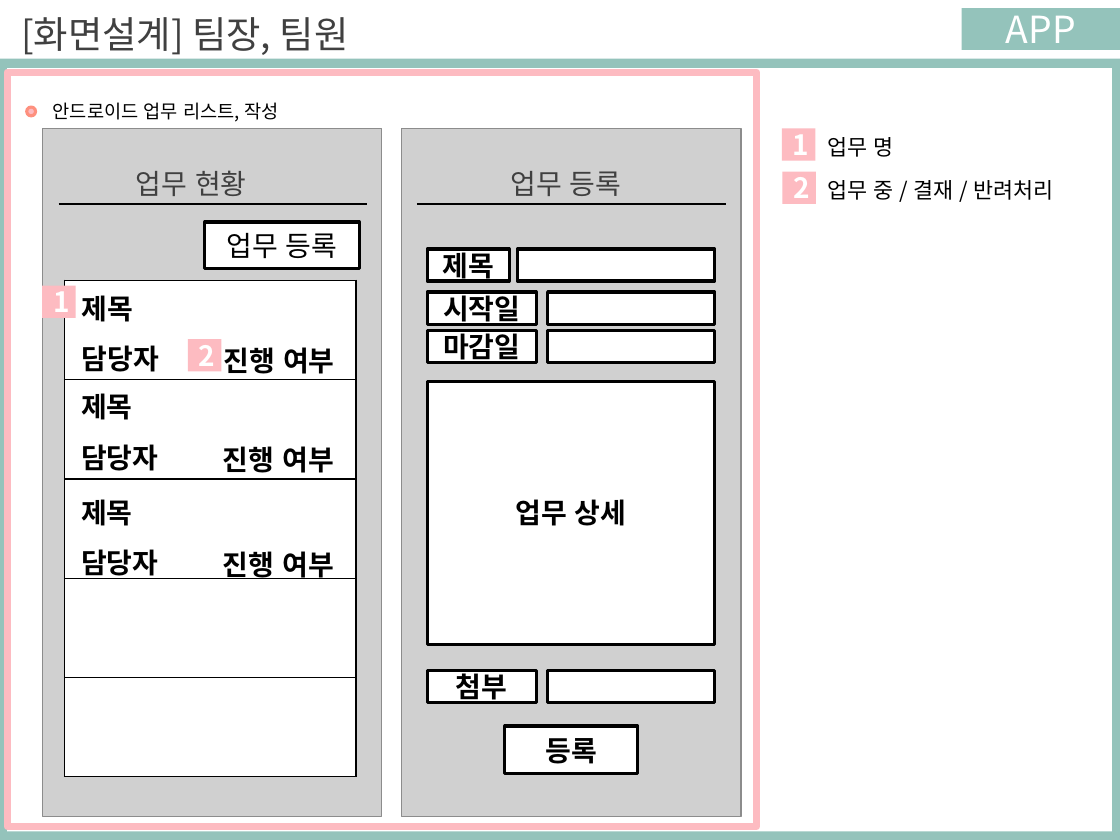
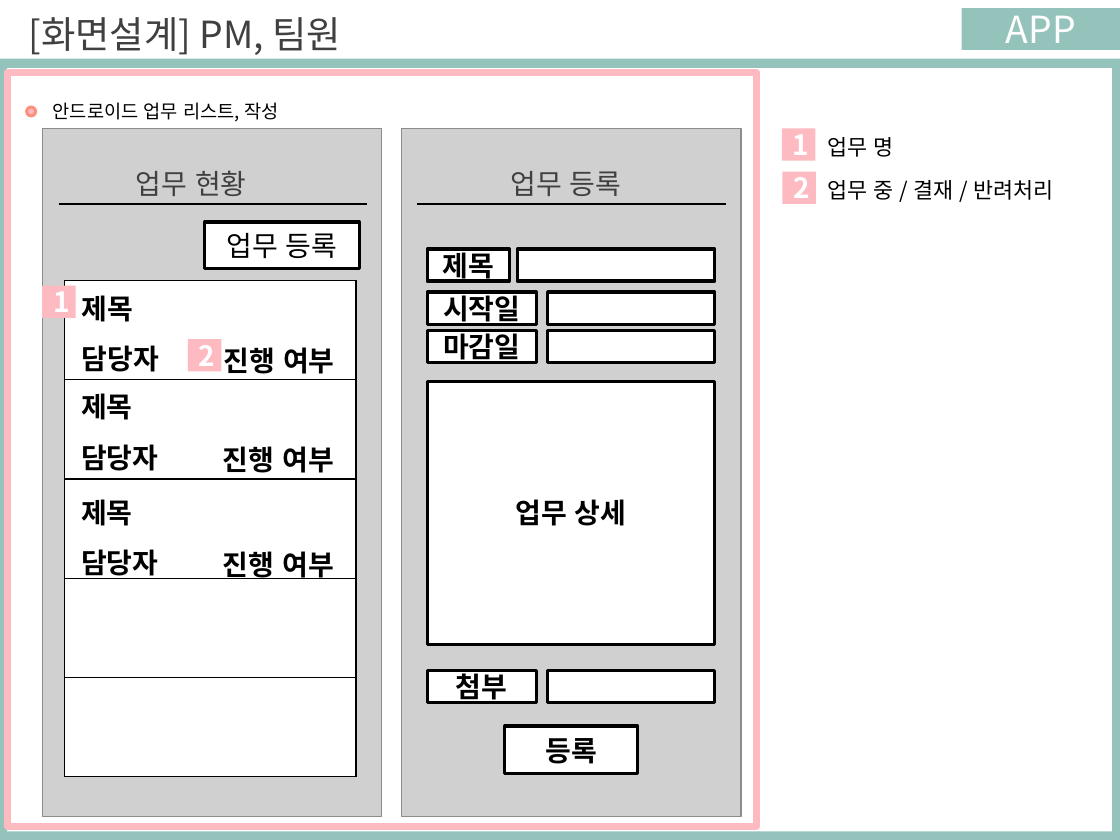
Before and after one commit to ezenteam03/project06, a slide deck: slide 4 of WebContent/lyh/0508 이연학 (수정).pptx. Drawn at 1120x840 pixels with LibreOffice and Linux fonts; fonts in the diff are those of the drawing; grey boxes stand for pictures. Boxes give left, top, right and bottom in pixels: in the first picture for what was removed or moved away, otherwise in the second. Text is boxed around its words. In the diff, an @@ line names an element or a change of style, - is before the commit and + after.

```diff
--- a/WebContent/lyh/0508 이연학 (수정).pptx
+++ b/WebContent/lyh/0508 이연학 (수정).pptx
@@ text at (29,17,341,55): text changed @@
-[화면설계] 팀장, 팀원
+[화면설계] PM, 팀원
```
Also in this commit, not shown: 4 other slides changed, 5 other files.
